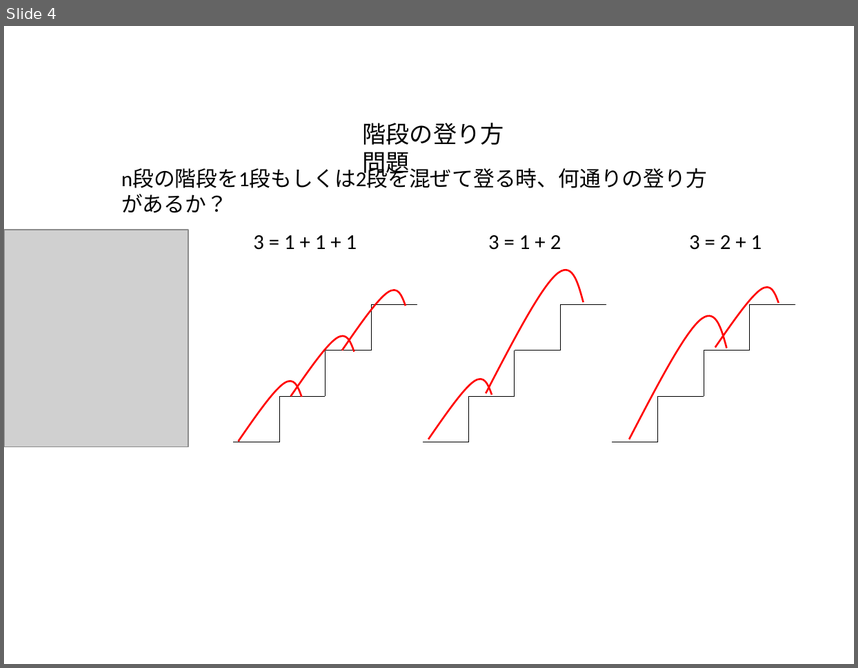
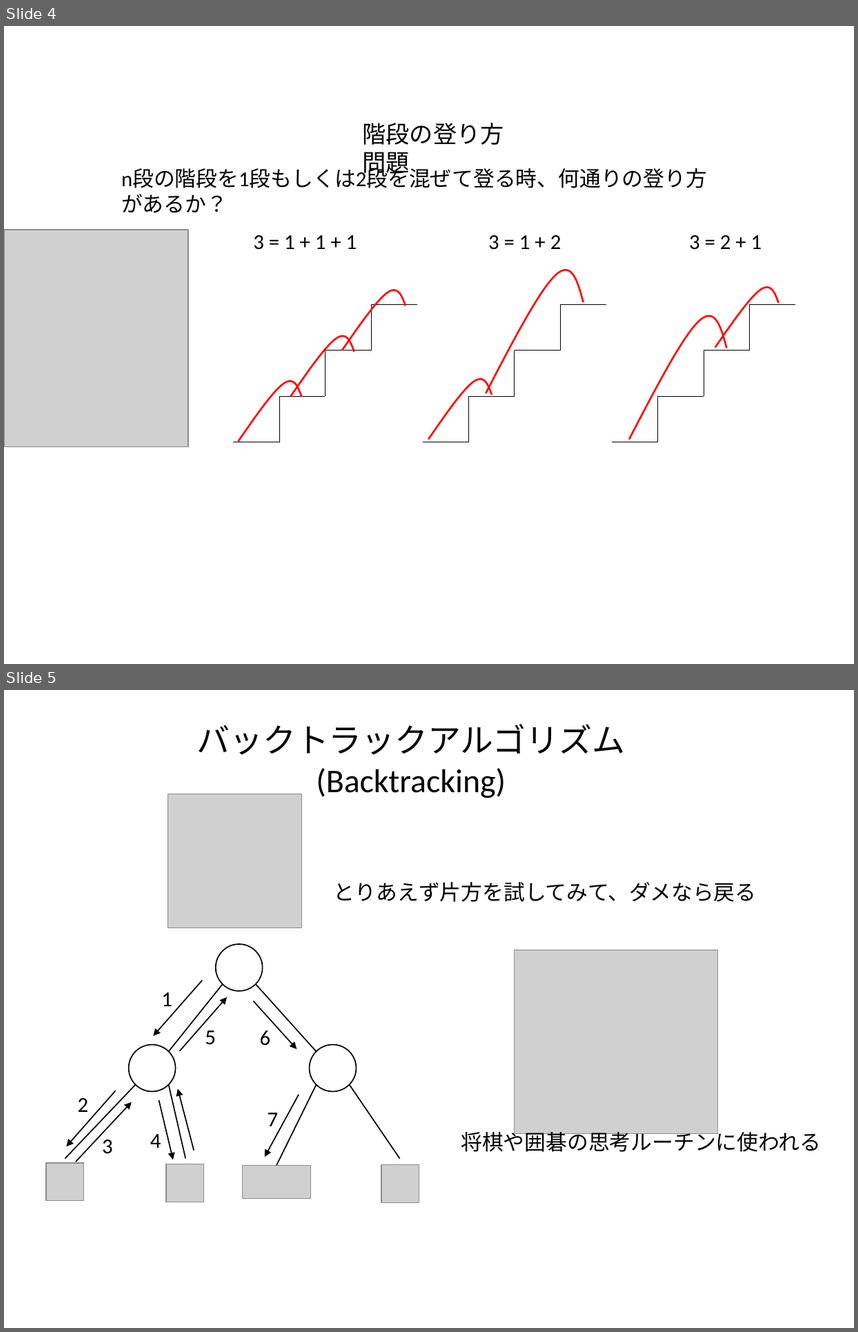
Before and after one commit to kaityo256/python_zero, a slide deck: recursion/fig/fig.pptx. Shown one above the other, each under a label of ours: slide 4 before the commit, slides 4 and 5 after it. The pictures are 858x668 and 858x1332 pixels, drawn with LibreOffice and Linux fonts; fonts in the diff are those of the drawing; grey boxes stand for pictures. Boxes give left, top, right and bottom in pixels: in the first picture for what was removed or moved away, otherwise in the second. Text is boxed around its words. In the diff, an @@ line names an element or a change of style, - is before the commit and + after.

Commit message:
バックトラックまで書いた

```diff
--- a/recursion/fig/fig.pptx
+++ b/recursion/fig/fig.pptx
@@ slide 5 added at [4,690,854,1328], background #FFFFFF @@
@@ text added at [197,724,625,798], 28 pt, text #000000 @@
+バックトラックアルゴリズム
+(Backtracking)
@@ picture added at [168,793,301,927] @@
@@ text added at [334,882,757,902], 18 pt, text #000000 @@
+とりあえず片方を試してみて、ダメなら戻る
@@ ellipse added at [216,944,263,991], outline #000000 1 pt @@
@@ picture added at [514,950,717,1134] @@
@@ arrow added from (202, 980) to (154, 1036), #000000 1 pt @@
@@ text added at [161,992,172,1006], 18 pt, text #000000 @@
+1
@@ line added from (223, 984) to (169, 1052), #000000 1 pt @@
@@ arrow added from (180, 1050) to (227, 997), #000000 1 pt @@
@@ line added from (256, 984) to (316, 1052), #000000 1 pt @@
@@ arrow added from (253, 1001) to (297, 1049), #000000 1 pt @@
@@ text added at [205,1030,216,1045], 18 pt, text #000000 @@
+5
@@ text added at [260,1030,271,1045], 18 pt, text #000000 @@
+6
@@ ellipse added at [129,1045,176,1092], outline #000000 1 pt @@
@@ ellipse added at [309,1045,356,1092], outline #000000 1 pt @@
@@ line added from (136, 1085) to (65, 1159), #000000 1 pt @@
@@ arrow added from (115, 1090) to (66, 1147), #000000 1 pt @@
@@ arrow added from (75, 1161) to (132, 1101), #000000 1 pt @@
@@ text added at [78,1098,89,1112], 18 pt, text #000000 @@
+2
@@ arrow added from (159, 1100) to (173, 1159), #000000 1 pt @@
@@ line added from (169, 1085) to (186, 1159), #000000 1 pt @@
@@ arrow added from (194, 1150) to (177, 1089), #000000 1 pt @@
@@ arrow added from (299, 1094) to (265, 1156), #000000 1 pt @@
@@ line added from (316, 1085) to (277, 1165), #000000 1 pt @@
@@ line added from (349, 1085) to (400, 1159), #000000 1 pt @@
@@ text added at [268,1112,279,1132], 18 pt, text #000000 @@
+7
@@ text added at [102,1139,113,1154], 18 pt, text #000000 @@
+3
@@ text added at [150,1134,161,1147], 18 pt, text #000000 @@
+4
@@ text added at [461,1128,821,1152], 18 pt, text #000000 @@
+将棋や囲碁の思考ルーチンに使われる
@@ picture added at [47,1163,84,1200] @@
@@ picture added at [166,1163,204,1201] @@
@@ picture added at [243,1165,311,1199] @@
@@ picture added at [381,1164,419,1202] @@
```
Also in this commit, not shown: 1 other slide added, 3 other files.
